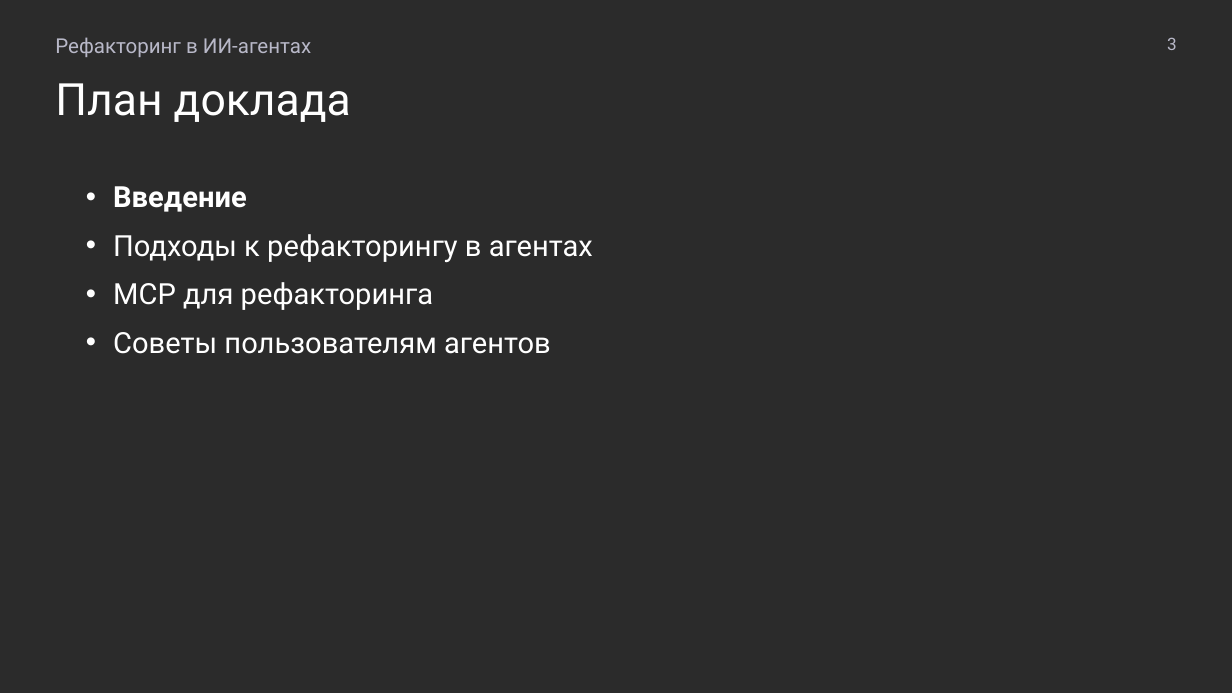
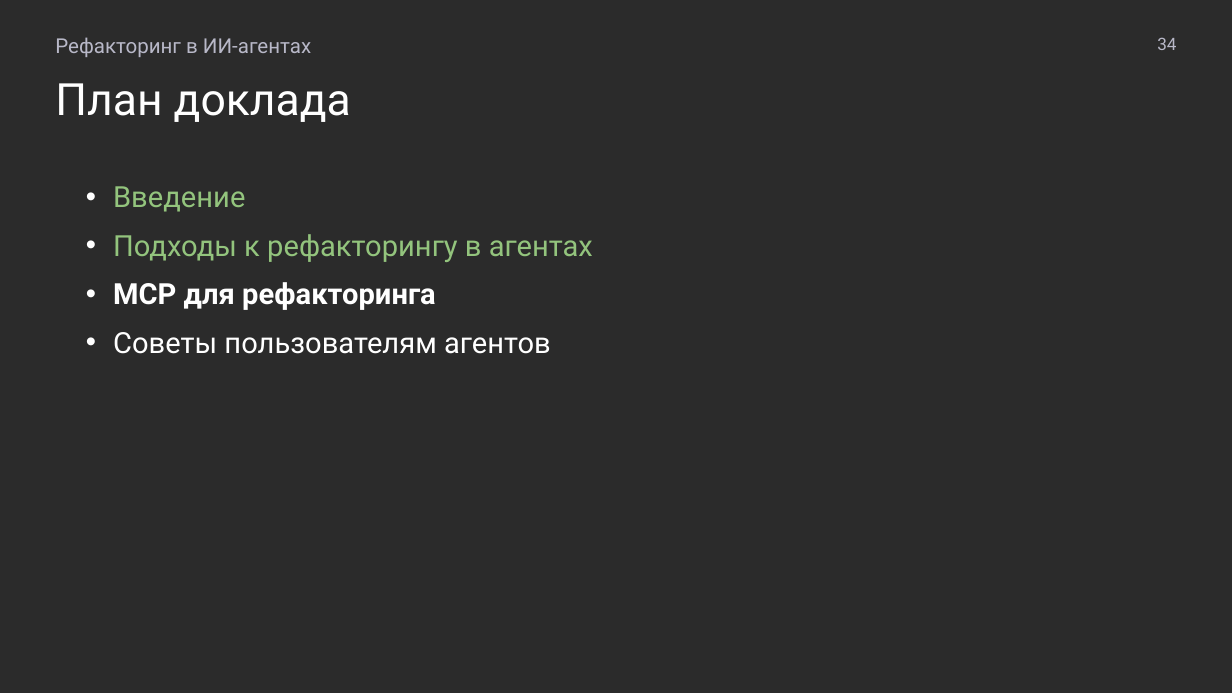
Before and after one commit to MchKosticyn/ide-refactoring-in-ai-agents, a slide deck: slide 34 of Доклад_ Рефакторинг в ИИ-агентах.pptx (slide 3 before the commit). Drawn at 1232x693 pixels with LibreOffice and Linux fonts; fonts in the diff are those of the drawing; background and template pictures are left out; a plain dark background stands for a picture behind light text. Boxes give left, top, right and bottom in pixels: in the first picture for what was removed or moved away, otherwise in the second. Text is boxed around its words. In the diff, an @@ line names an element or a change of style, - is before the commit and + after.

```diff
--- a/Доклад_ Рефакторинг в ИИ-агентах.pptx
+++ b/Доклад_ Рефакторинг в ИИ-агентах.pptx
@@ text at (1157, 37, 1176, 50): text changed @@
-3
+34
@@ text at (113, 186, 593, 310): text colour #FFFFFF to #93C47D in "Введение", "Подходы к рефакторингу в агентах"; bold off in "Введение"; bold on in "MCP для рефакторинга" @@
```
Also in this commit, not shown: 20 other slides changed, 18 slides added, 12 slides removed, 2 other files.
